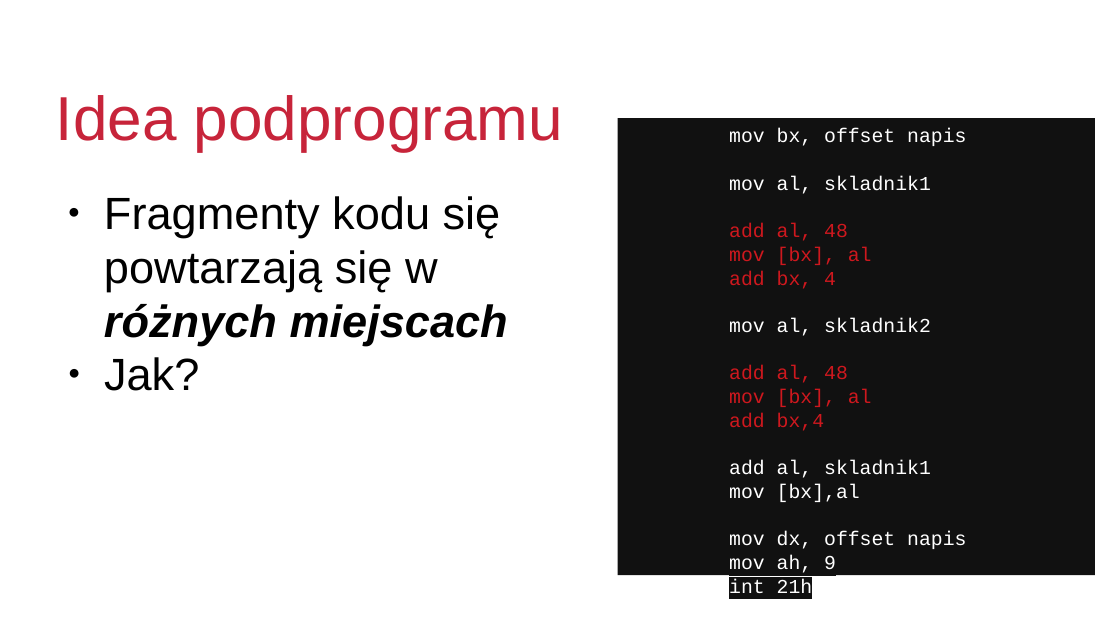
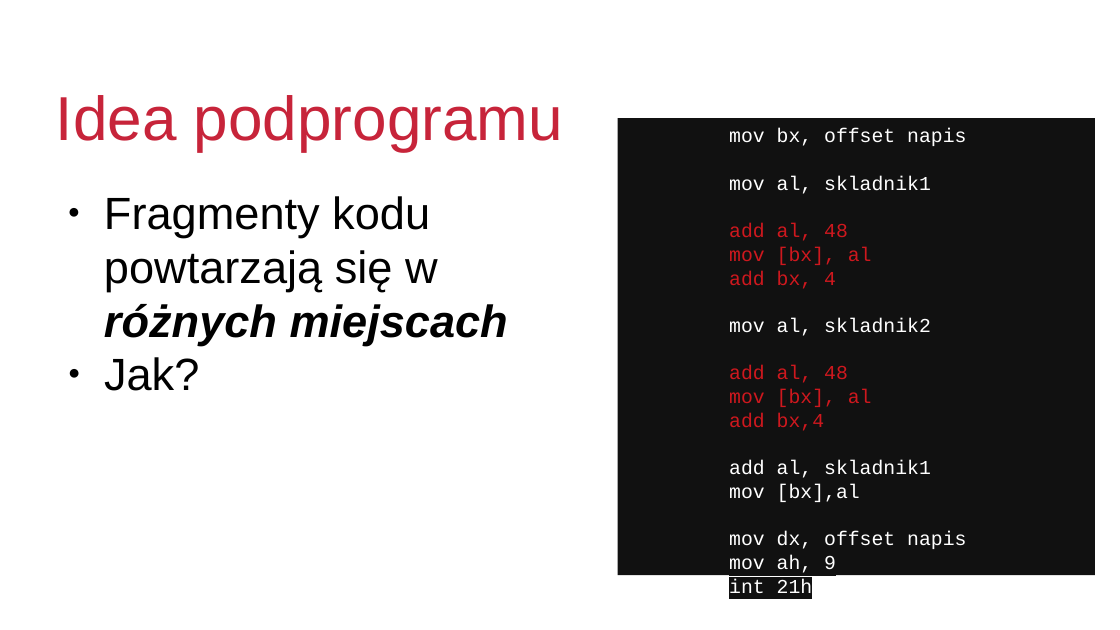
Before and after one commit to p7tryk/jezykiparadygmaty, a slide deck: slide 5 of prezentacja/podprogramy.odp. Drawn at 1120x630 pixels with LibreOffice and Linux fonts; fonts in the diff are those of the drawing; background and template pictures are left out. Boxes give left, top, right and bottom in pixels: in the first picture for what was removed or moved away, otherwise in the second. Text is boxed around its words. In the diff, an @@ line names an element or a change of style, - is before the commit and + after.

```diff
--- a/prezentacja/podprogramy.odp
+++ b/prezentacja/podprogramy.odp
@@ text at (104, 196, 508, 346): text changed @@
-● Fragmenty kodu się powtarzają się w różnych miejscach
+● Fragmenty kodu powtarzają się w różnych miejscach
```
Also in this commit, not shown: 6 other slides changed, 17 slides added, 1 slide removed, 13 other files.
